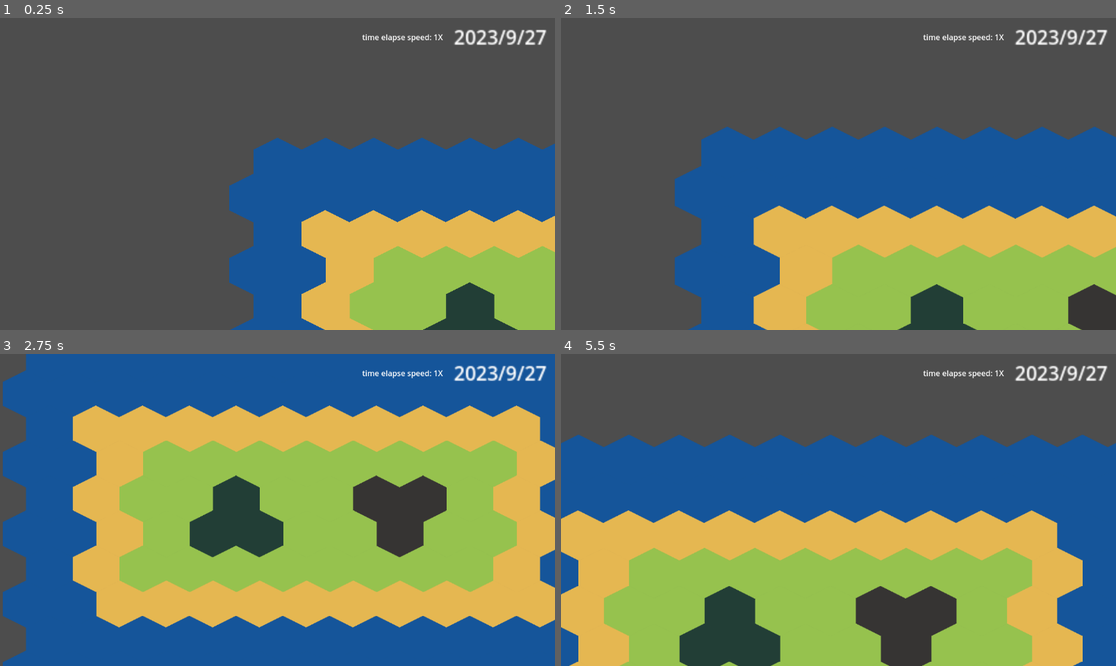
Above: before the commit, frames 1-4 (two rows, left to right).
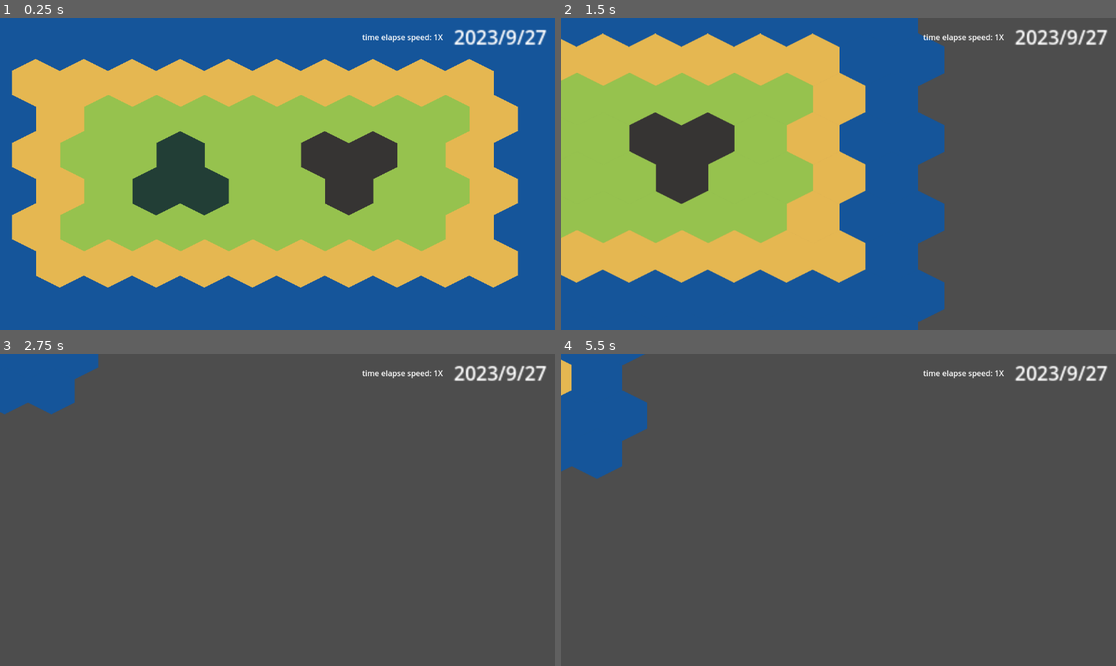
Above: after the commit, the same moments.

Repository: Z-Puyu/project-archaetech
Game: Godot game, scene res://common/world.tscn
Two runs of this game, one before a commit and one after it. Both use one fixed random seed, a clock stepped at 60 frames per second and the inputs below.
Inputs (mouse positions are in pixels of both pictures, inside the frame that each line leads up to):
- Up to frame 1 (0.25 s): no input
- Up to frame 2 (1.5 s): tap Enter at 0.5 s; move the mouse to (960, 158) at 0.52 s; hold Right (ui_right) 0.53-1.28 s; hold Mouse wheel down (wheel_down) 0.53-1.28 s; click (960, 158) at 0.67 s; tap Space (ui_select) at 0.77 s; tap Mouse wheel up (wheel_up) at 0.8, 1.35 s; move the mouse to (727, 189) at 1.27 s; hold Down (ui_down) from 1.28 s (still down); click (727, 189) at 1.42 s
- Up to frame 3 (2.75 s): tap Space (ui_select) at 1.52 s; tap Mouse wheel down (wheel_down) at 1.55 s; move the mouse to (333, 441) at 2.02 s; release Down (ui_down) at 2.03 s; hold Right (ui_right) from 2.03 s (still down); hold Mouse wheel down (wheel_down) from 2.03 s (still down); click (333, 441) at 2.17 s; tap Mouse wheel up (wheel_up) at 2.3 s
- Up to frame 4 (5.5 s): move the mouse to (810, 572) at 2.77 s; release Right (ui_right) at 2.78 s; release Mouse wheel down (wheel_down) at 2.78 s; hold Up (ui_up) 2.78-3.53 s; tap Mouse wheel up (wheel_up) at 2.85, 3.8 s; click (810, 572) at 2.92 s; tap Space (ui_select) at 3.02, 3.77, 4.52 s; tap Mouse wheel down (wheel_down) at 3.05, 4.35 s; move the mouse to (1005, 556) at 3.52 s; hold Shift 3.53-4.28 s; hold Left (ui_left) 3.53-5.03 s; click (1005, 556) at 3.67 s; move the mouse to (672, 463) at 4.27 s; click (672, 463) at 4.42 s; move the mouse to (866, 510) at 5.02 s; hold Down (ui_down) from 5.03 s (still down); hold Mouse wheel up (wheel_up) from 5.03 s (still down); click (866, 510) at 5.17 s

The runs differ from the first frame. In frame 1, 94% of the frame differs, in the area x 0-100%, y 0-100%; in frame 2, 80%; in frame 3, 95%; in frame 4, 75%.
Error in both runs: Invalid assignment of property or key 't_speed' with value of type 'int' on a base object of type 'null instance'. (res://common/WorldTimer.gd:20)

Commit message:
camera control: click and drag, drag at the edge of the window

Diff:
--- a/common/MainCamera.gd
+++ b/common/MainCamera.gd
@@ -1,14 +1,22 @@
 extends Camera2D
 
-@export var speed: float = 500.0;
+@export var speed: float = 1000.0;
 @export var zoom_speed: float = 10.0;
 @export var zoom_margin: float = 0.1;
 @export var zoom_min: float = 0.25;
 @export var zoom_max: float = 3.0;
+@export var x_margin: float = 0.9;
+@export var y_margin: float = 0.9;
 var v_x: float = 0.0;
 var v_y: float = 0.0;
 var cursor_pos: Vector2 = Vector2();
 var zoom_factor: float = 1.0;
+var start_pos: Vector2 = Vector2();
+var move: bool = false;
+var origin: Vector2 = self.position
+
+var x_threshold: float;
+var y_threshold: float;
 
 func _ready():
 	pass
@@ -16,20 +24,21 @@
 func _process(delta: float):
 	var input_x: int = 0;
 	var input_y: int = 0;
-
 	if not Input.is_key_pressed(KEY_SHIFT) and Input.is_action_pressed("ui_arrow_key"):
 		input_x = int(Input.is_action_pressed("ui_right")) - \
 				  int(Input.is_action_pressed("ui_left"));
 		input_y = int(Input.is_action_pressed("ui_down")) - \
 				  int(Input.is_action_pressed("ui_up"));
 	else:
-		var x_diff: int = (self.cursor_pos.x - self.position.x) as int;
-		var y_diff: int = (self.cursor_pos.y - self.position.y) as int;
-		input_x = (int(x_diff > 300) - int(x_diff < -300)) * (absf(x_diff) / 300.0);
-		input_y = (int(y_diff > 200) - int(y_diff < -200)) * (absf(y_diff) / 300.0);
+		x_threshold = get_viewport().size.x / 2 * x_margin * (zoom_factor);
+		y_threshold = get_viewport().size.y / 2 * y_margin * (zoom_factor);
+		var x_diff: float = (self.cursor_pos.x - self.position.x);
+		var y_diff: float = (self.cursor_pos.y - self.position.y);
+		input_x = (int(x_diff > x_threshold) - int(x_diff < -x_threshold)) * (absf(x_diff) / x_threshold);
+		input_y = (int(y_diff > y_threshold) - int(y_diff < -y_threshold)) * (absf(y_diff) / y_threshold);
 
-	self.v_x = lerp(self.v_x, input_x * self.speed, 0.025);
-	self.v_y = lerp(self.v_y, input_y * self.speed, 0.025);
+	self.v_x = lerp(self.v_x, input_x * self.speed * (zoom_factor), 0.025);
+	self.v_y = lerp(self.v_y, input_y * self.speed * (zoom_factor), 0.025);
 	self.position.x += self.v_x * delta;
 	self.position.y += self.v_y * delta;
 
@@ -38,11 +47,30 @@
 		if event.is_action_pressed("wheel_up"):
 			self.zoom.x *= (1 + 0.01 * self.zoom_speed);
 			self.zoom.y *= (1 + 0.01 * self.zoom_speed);
-		elif event.is_action_pressed("wheel_down"):
+			self.zoom_factor = 1 / zoom.x;
+		if event.is_action_pressed("wheel_down"):
 			self.zoom.x *= (1 - 0.01 * self.zoom_speed);
 			self.zoom.y *= (1 - 0.01 * self.zoom_speed);
+			self.zoom_factor = 1 / zoom.x;
+
+		"""
+		reset the
+		"""
+		if event.button_index == MOUSE_BUTTON_MIDDLE:
+			self.position = self.origin;
+
+		if event.button_index == MOUSE_BUTTON_RIGHT:
+			if event.is_pressed():
+				start_pos = event.position;
+				move = true;
+			else:
+				move = false;
+
 		self.zoom.x = clamp(self.zoom.x, self.zoom_min, self.zoom_max);
 		self.zoom.y = clamp(self.zoom.y, self.zoom_min, self.zoom_max);
 
 	if event is InputEventMouseMotion:
 		self.cursor_pos = self.get_global_mouse_position();
+		if move:
+			position += (Vector2(1,1) / self.zoom) * (start_pos - event.position);
+			start_pos = event.position;
--- a/common/world.tscn
+++ b/common/world.tscn
@@ -27,12 +27,18 @@
 script = ExtResource("1_ihkiw")
 
 [node name="Map" type="TileMap" parent="."]
+position = Vector2(-290, -150)
 tile_set = SubResource("TileSet_usiub")
 format = 2
 layer_0/tile_data = PackedInt32Array(-1, 65536, 0, 65535, 65536, 0, 131071, 65536, 0, 196607, 65536, 0, 262143, 65536,  …(2112 unchanged characters)…
 script = ExtResource("1_3x27s")
 
 [node name="MainCamera" type="Camera2D" parent="."]
+position = Vector2(311, 164)
+drag_left_margin = 0.75
+drag_top_margin = 0.75
+drag_right_margin = 0.75
+drag_bottom_margin = 0.75
 script = ExtResource("3_iewd5")
 
 [node name="WorldTimer" type="Timer" parent="."]
--- a/project.godot
+++ b/project.godot
@@ -12,7 +12,7 @@
 
 config/name="Project-Archaetech"
 run/main_scene="res://common/world.tscn"
-config/features=PackedStringArray("4.1", "Forward Plus")
+config/features=PackedStringArray("4.2", "Forward Plus")
 config/icon="res://icon.svg"
 
 [editor]
